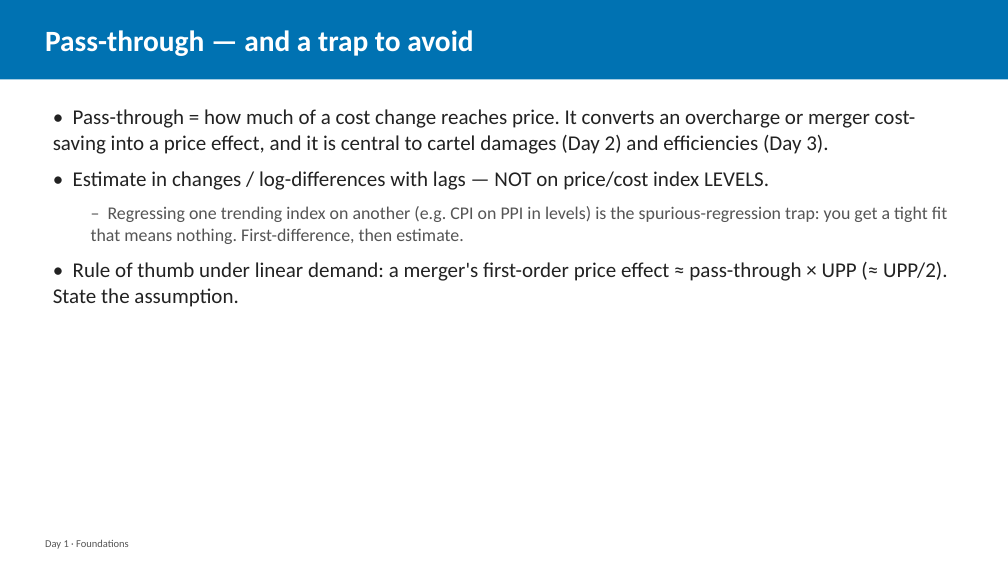
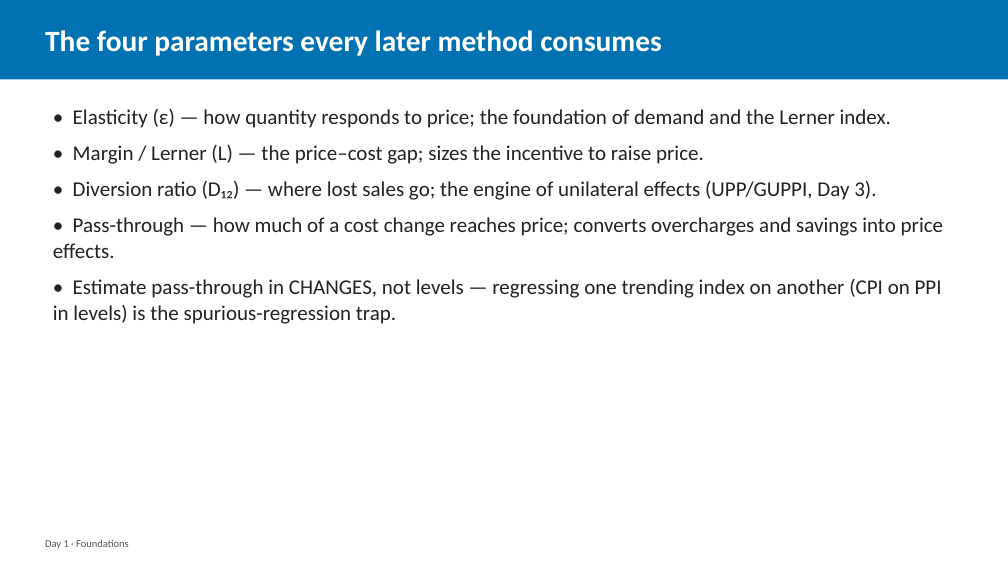
Before and after one commit to laurencehw/antitrust-methods, a slide deck: slide 49 of teaching/slides/day1_foundations.pptx (slide 23 before the commit). Drawn at 1008x567 pixels with LibreOffice and Linux fonts; fonts in the diff are those of the drawing. Boxes give left, top, right and bottom in pixels: in the first picture for what was removed or moved away, otherwise in the second. Text is boxed around its words. In the diff, an @@ line names an element or a change of style, - is before the commit and + after.

```diff
--- a/teaching/slides/day1_foundations.pptx
+++ b/teaching/slides/day1_foundations.pptx
@@ text at box(45, 30, 662, 56): text changed @@
-Pass-through — and a trap to avoid
+The four parameters every later method consumes
@@ text at box(53, 109, 944, 324): text changed @@
-• Pass-through = how much of a cost change reaches price. It converts an overcharge or merger cost-saving into a price effect, and it is central to cartel damages (Day 2) and efficiencies (Day 3).
-• Estimate in changes / log-differences with lags — NOT on price/cost index LEVELS.
-  – Regressing one trending index on another (e.g. CPI on PPI in levels) is the spurious-regression trap: you get a tight fit that means nothing. First-difference, then estimate.
-• Rule of thumb under linear demand: a merger's first-order price effect ≈ pass-through × UPP (≈ UPP/2). State the assumption.
+• Elasticity (ε) — how quantity responds to price; the foundation of demand and the Lerner index.
+• Margin / Lerner (L) — the price–cost gap; sizes the incentive to raise price.
+• Diversion ratio (D₁₂) — where lost sales go; the engine of unilateral effects (UPP/GUPPI, Day 3).
+• Pass-through — how much of a cost change reaches price; converts overcharges and savings into price effects.
+• Estimate pass-through in CHANGES, not levels — regressing one trending index on another (CPI on PPI in levels) is the spurious-regression trap.
```
Also in this commit, not shown: 18 other slides changed, 28 slides added, 2 other files.
